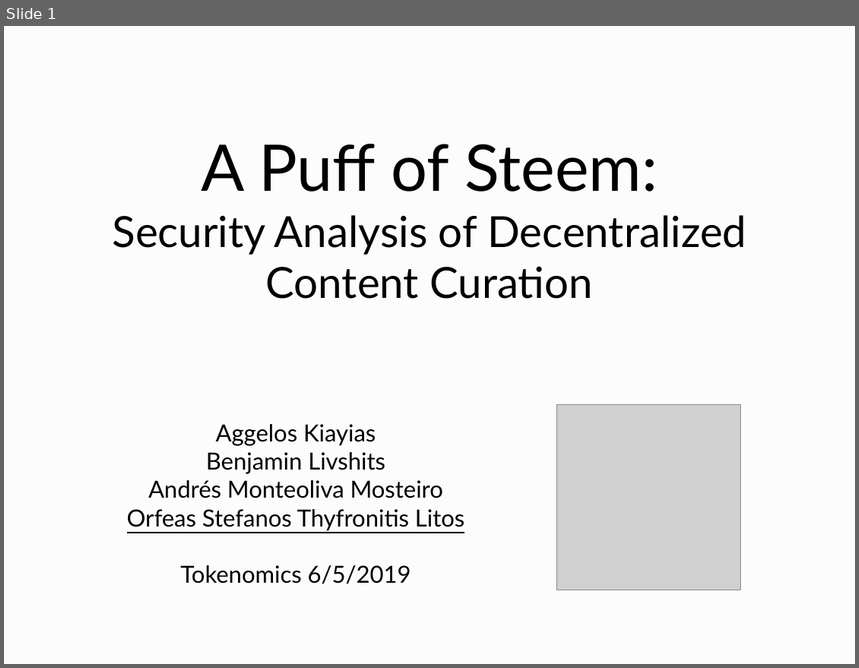
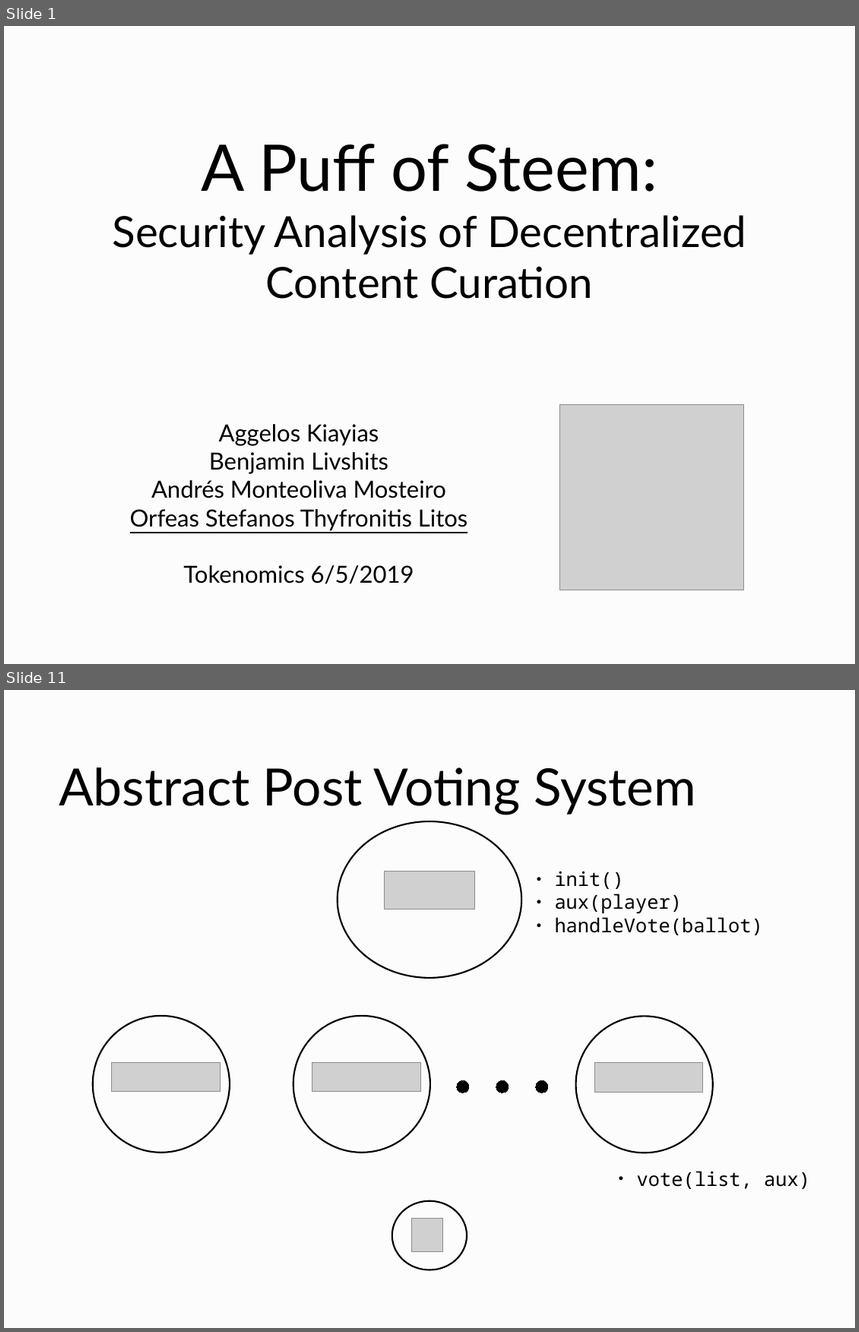
Before and after one commit to curationTeam/fairPostOrdering, a slide deck: slides/slides.odp. Shown one above the other, each under a label of ours: slide 1 before the commit, slides 1 and 11 after it; the slides between them are not shown. The pictures are 859x668 and 859x1332 pixels, drawn with LibreOffice and Linux fonts; fonts in the diff are those of the drawing; grey boxes stand for pictures. Boxes give left, top, right and bottom in pixels: in the first picture for what was removed or moved away, otherwise in the second. Text is boxed around its words. In the diff, an @@ line names an element or a change of style, - is before the commit and + after.

```diff
--- a/slides/slides.odp
+++ b/slides/slides.odp
@@ slide 11 added at (4, 690, 855, 1328), background #FCFCFC @@
@@ title added at (59, 768, 696, 815), 48 pt, text #000000 @@
+Abstract Post Voting System
@@ ellipse added at (338, 821, 522, 978), outline #000000 1.5 pt @@
@@ picture added at (384, 872, 475, 910) @@
@@ text added at (555, 871, 763, 935), 18 pt, text #000000 @@
+● init()
+● aux(player)
+● handleVote(ballot)
@@ ellipse added at (93, 1016, 230, 1153), outline #000000 1.5 pt @@
@@ ellipse added at (294, 1016, 430, 1153), outline #000000 1.5 pt @@
@@ ellipse added at (576, 1017, 713, 1154), outline #000000 1.5 pt @@
@@ picture added at (112, 1063, 221, 1093) @@
@@ picture added at (313, 1063, 421, 1093) @@
@@ picture added at (596, 1063, 704, 1093) @@
@@ ellipse added at (457, 1081, 469, 1094), fill #000000, outline #000000 0 pt @@
@@ ellipse added at (496, 1081, 509, 1094), fill #000000, outline #000000 0 pt @@
@@ ellipse added at (536, 1081, 549, 1094), fill #000000, outline #000000 0 pt @@
@@ text added at (637, 1171, 810, 1189), 18 pt, text #000000 @@
+● vote(list, aux)
@@ ellipse added at (392, 1201, 468, 1270), outline #000000 1.5 pt @@
@@ picture added at (412, 1219, 443, 1252) @@
@@ slide 1 changed as well @@
@@ picture: place and size @@
-picture at (557, 405, 741, 591)
+picture at (560, 405, 744, 591)
@@ text "Aggelos Kiayias": place and size @@
-text "Aggelos Kiayias" at (127, 424, 465, 585)
+text "Aggelos Kiayias" at (130, 424, 468, 585)
```
Also in this commit, not shown: 19 other slides added, 1 slide removed.
